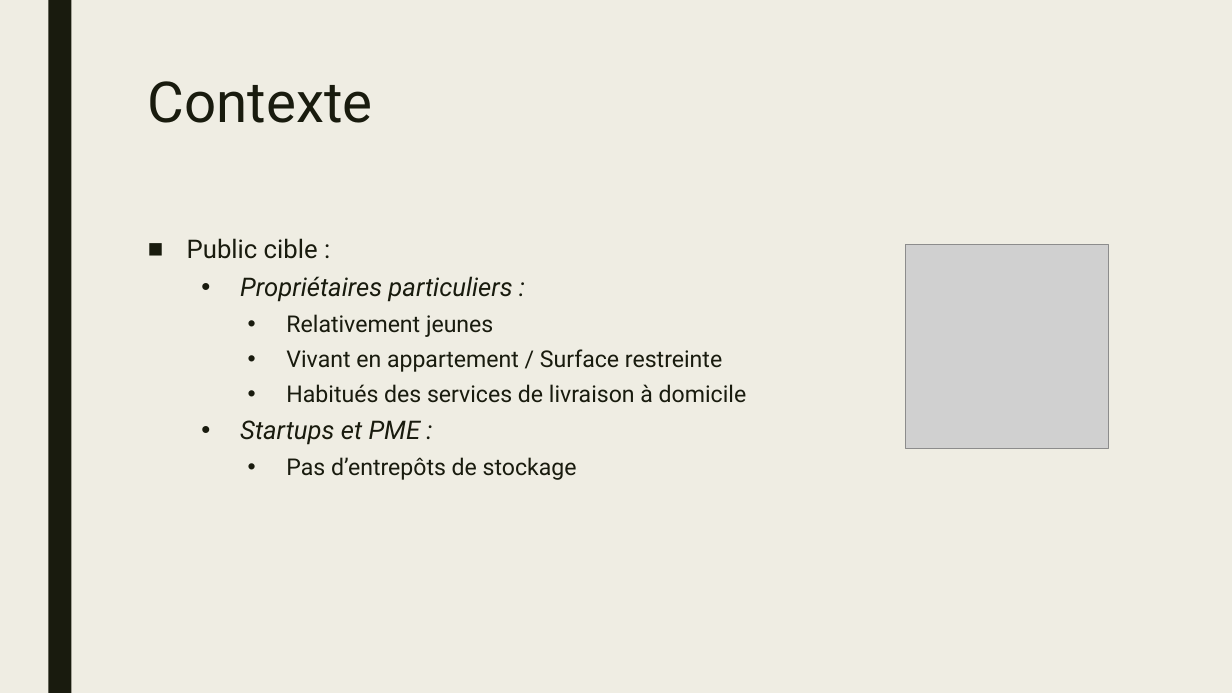
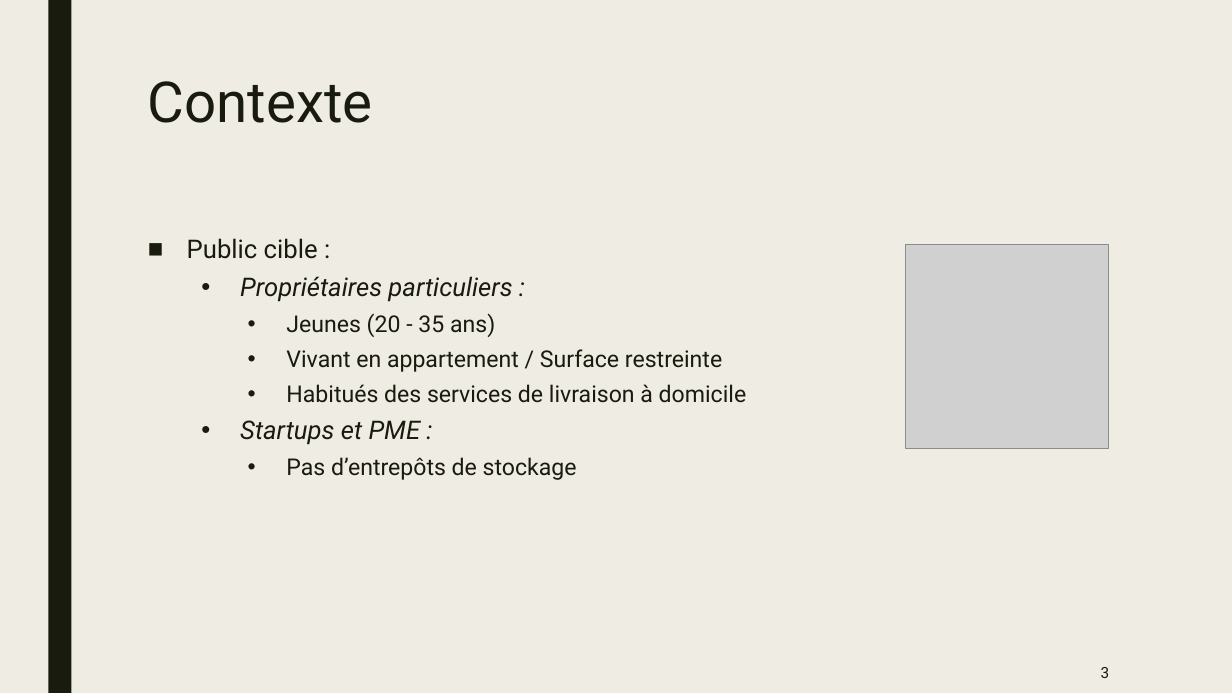
Before and after one commit to csorano/FlexiBox, a slide deck: slide 3 of Diaporama/Diaporama.pptx (slide 4 before the commit). Drawn at 1232x693 pixels with LibreOffice and Linux fonts; fonts in the diff are those of the drawing; grey boxes stand for pictures. Boxes give left, top, right and bottom in pixels: in the first picture for what was removed or moved away, otherwise in the second. Text is boxed around its words. In the diff, an @@ line names an element or a change of style, - is before the commit and + after.

```diff
--- a/Diaporama/Diaporama.pptx
+++ b/Diaporama/Diaporama.pptx
@@ text at <box>286,313,495,337</box>: text changed @@
-    • Relativement jeunes
+    • Jeunes (20 - 35 ans)
@@ page number added at <box>1101,667,1110,678</box>, 12 pt, text #191B0E @@
+3
```
Also in this commit, not shown: 20 other slides changed, 1 slide removed, 7 other files.
